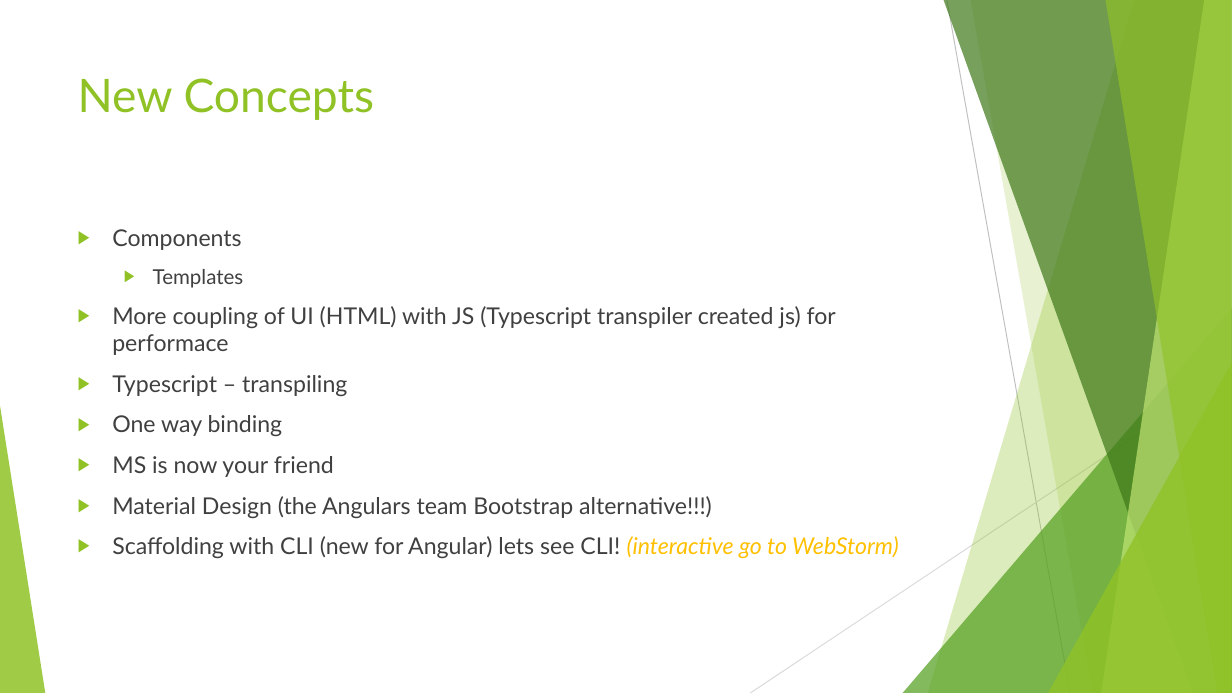
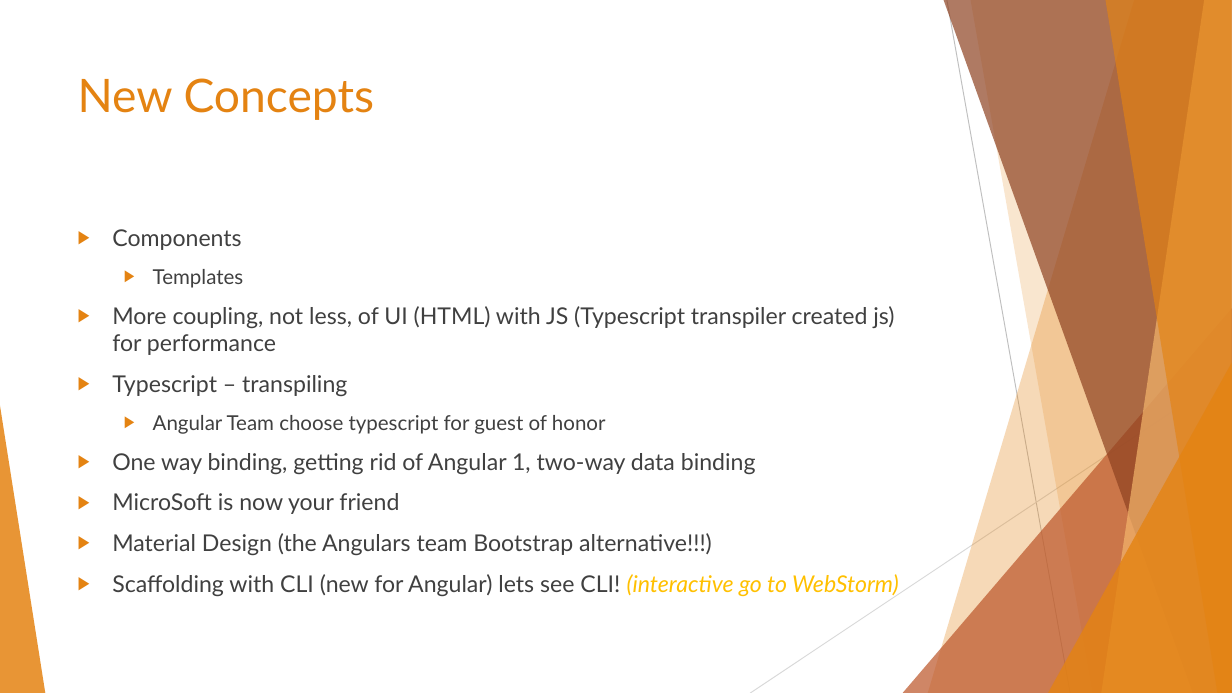
Before and after one commit to cwelrod/Demo, a slide deck: slide 5 of Angular 2 with TypeScript cont of MontJUG Spring Demo.pptx (slide 3 before the commit). Drawn at 1232x693 pixels with LibreOffice and Linux fonts; fonts in the diff are those of the drawing. Boxes give left, top, right and bottom in pixels: in the first picture for what was removed or moved away, otherwise in the second. Text is boxed around its words. In the diff, an @@ line names an element or a change of style, - is before the commit and + after.

```diff
--- a/Angular 2 with TypeScript cont of MontJUG Spring Demo.pptx
+++ b/Angular 2 with TypeScript cont of MontJUG Spring Demo.pptx
@@ freeform shape at (928, 0, 1232, 693): fill #90C226 at 30% opacity to #E48312 at 30% opacity @@
@@ freeform shape at (944, 0, 1232, 693): fill #3F7819 at 70% opacity to #8E4221 at 70% opacity @@
@@ freeform shape at (970, 0, 1232, 693): fill #90C226 at 20% opacity to #E48312 at 20% opacity @@
@@ freeform shape at (1102, 0, 1232, 693): fill #C0E474 at 70% opacity to #F3B56C at 70% opacity @@
@@ freeform shape at (1105, 0, 1232, 693): fill #90C226 at 65% opacity to #E48312 at 65% opacity @@
@@ title "New Concepts" at (78, 78, 375, 120): text colour #90C226 to #E48312 @@
@@ text at (112, 229, 899, 597): bullet colour #90C226 to #E48312 @@
@@ text at (112, 306, 894, 355): text changed @@
-▶ More coupling of UI (HTML) with JS (Typescript transpiler created js) for performace
+▶ More coupling, not less, of UI (HTML) with JS (Typescript transpiler created js) for performance
@@ triangle at (903, 308, 1232, 693): fill #54A021 at 72% opacity to #BD582C at 72% opacity @@
@@ triangle at (1048, 363, 1232, 693): fill #90C226 at 80% opacity to #E48312 at 80% opacity @@
@@ triangle at (0, 406, 45, 693): fill #90C226 at 85% opacity to #E48312 at 85% opacity @@
@@ text at (112, 415, 756, 514): text changed @@
-▶ One way binding
-▶ MS is now your friend
+  ▶ Angular Team choose typescript for guest of honor
+▶ One way binding, getting rid of Angular 1, two-way data binding
+▶ MicroSoft is now your friend
```
Also in this commit, not shown: 14 other slides changed, 1 slide added, 11 slides removed.
